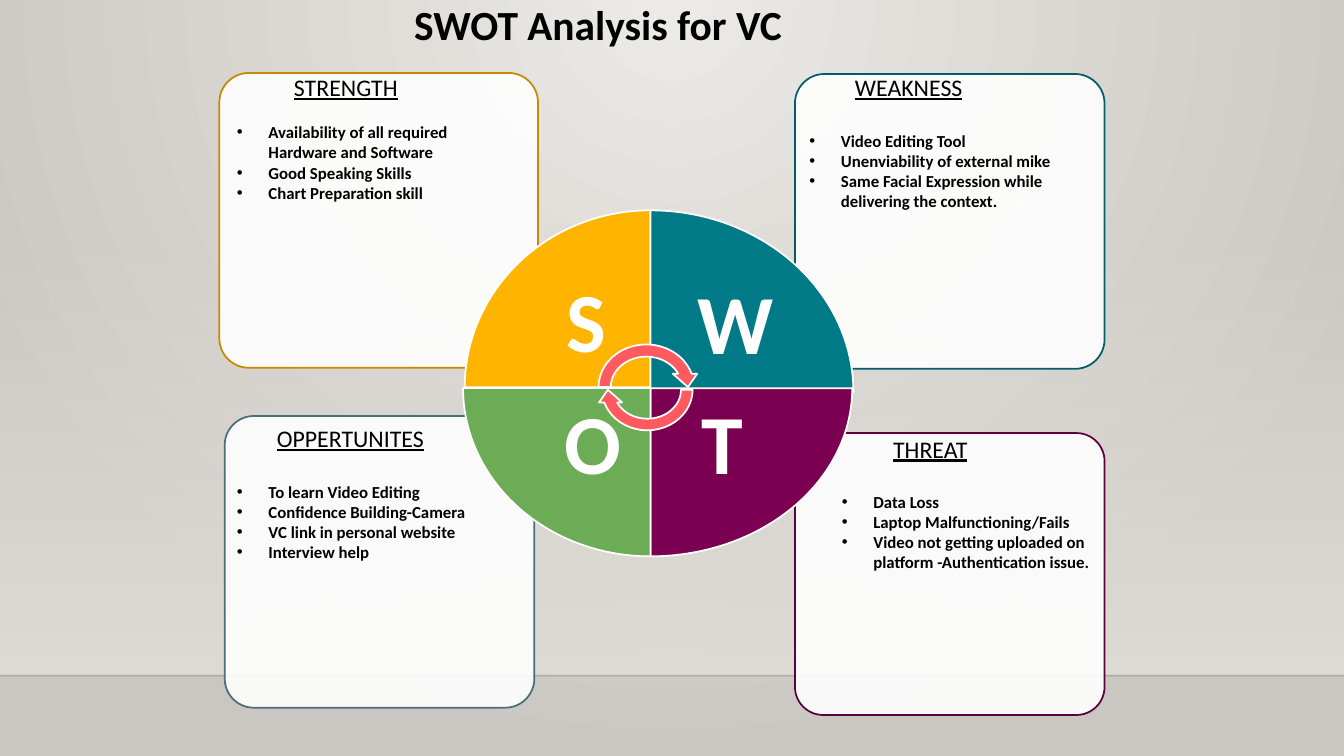
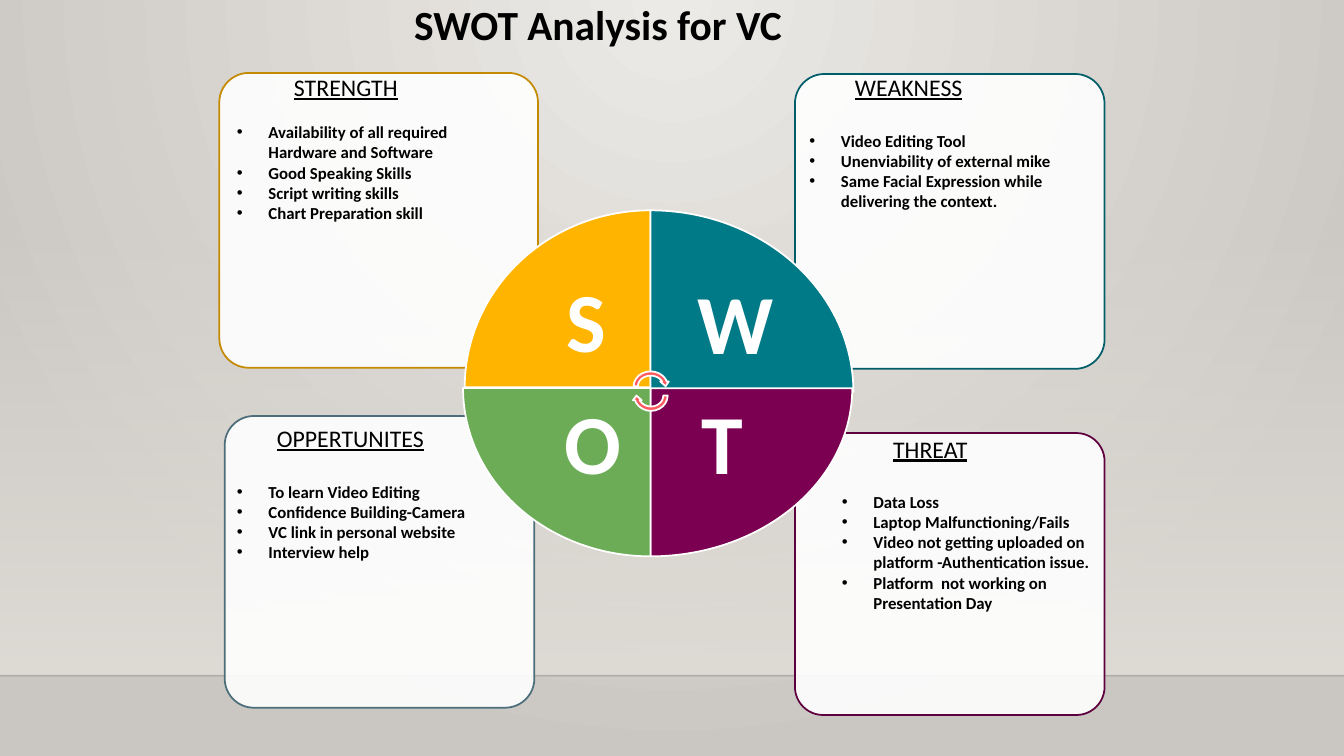
Before and after one commit to sauravanand2612/sauravanand2612.github.io, a slide deck: slide 9 of dcrVC.pptx (slide 6 before the commit). Drawn at 1344x756 pixels with LibreOffice and Linux fonts; fonts in the diff are those of the drawing; background and template pictures are left out. Boxes give left, top, right and bottom in pixels: in the first picture for what was removed or moved away, otherwise in the second. Text is boxed around its words. In the diff, an @@ line names an element or a change of style, - is before the commit and + after.

```diff
--- a/dcrVC.pptx
+++ b/dcrVC.pptx
@@ text at box(268, 187, 399, 202): paragraph added @@
+• Script writing skills
@@ circular arrow at box(631, 369, 669, 403): rotation 180 to 0 degrees @@
@@ circular arrow at box(632, 378, 670, 413): rotation 0 to 180 degrees @@
@@ text at box(873, 577, 1047, 612): paragraph added @@
+• Platform not working on Presentation Day
```
Also in this commit, not shown: 5 other slides changed, 5 slides added.
